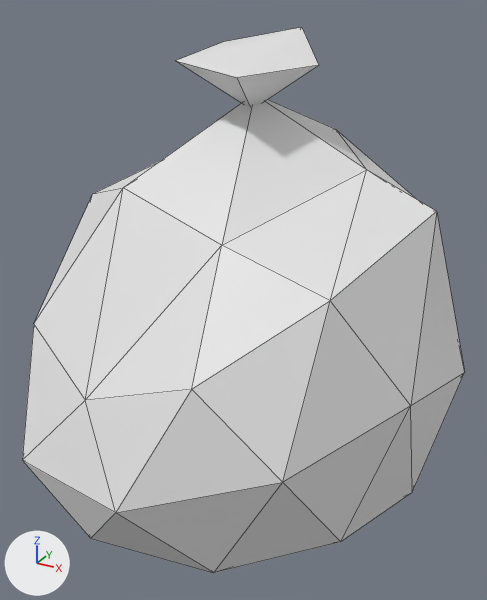
The Blender file 3D/GarbageBag/Source/GarbageBag.blend as it was, and as the next commit left it.
The view is the same before and after, from a camera (50 mm lens) standing at (1.32, -2.49, 1.5) and looking at (-0.02, -0.05, 0.28). Arrows for +X, +Y and +Z are at lower left; the lights stay in place. Mesh edges are drawn as thin lines.
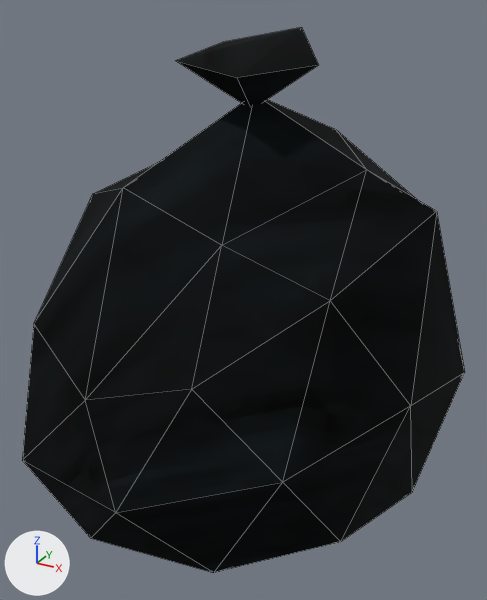
Location of each change, [x1, y1, x2, y2] in pixels of the pictures (487 x 600 px):
```json
{"object": "Icosphere", "change": "recoloured", "before": [22, 27, 465, 573], "after": [22, 27, 465, 573], "on screen": "white to black"}
```

The change, as JSON lines over the scene's bpy script:
```json
{"op": "add", "block": "img_garbagebag_colour_png", "code": ["img_garbagebag_colour_png = load_image('GarbageBag_Colour.png', 'GarbageBag_Colour.png', 32, 32, 'sRGB')"]}
{"op": "add", "block": "mat_garbagebagmaterial", "code": ["mat_garbagebagmaterial = principled_material('GarbageBagMaterial')", "mat_garbagebagmaterial.texture = img_garbagebag_colour_png", "mat_garbagebagmaterial.roughness = 0.957", "mat_garbagebagmaterial.specular_ior_level = 0.114"]}
{"block": "me_icosphere", "where": "me_icosphere.from_pydata(...)  # 48 vertices, 86 faces; spans x -0.95..0.91, y -1.04..1.0, z -0.74..1.41"}
{"op": "remove", "block": "me_icosphere", "code": "me_icosphere.materials.append(mat_material_001)  # white #e7e7e7"}
{"op": "add", "block": "me_icosphere", "code": "me_icosphere.materials.append(mat_garbagebagmaterial)  # picture img_garbagebag_colour_png"}
```
